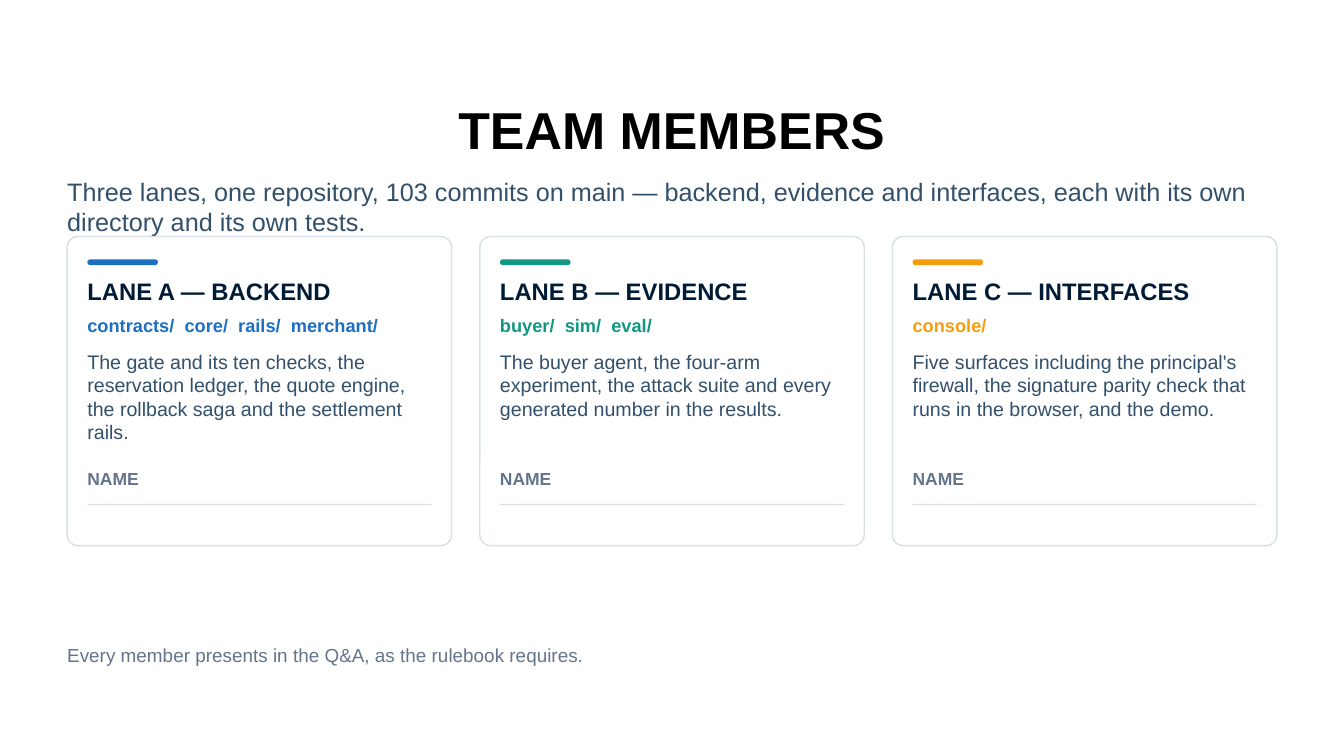
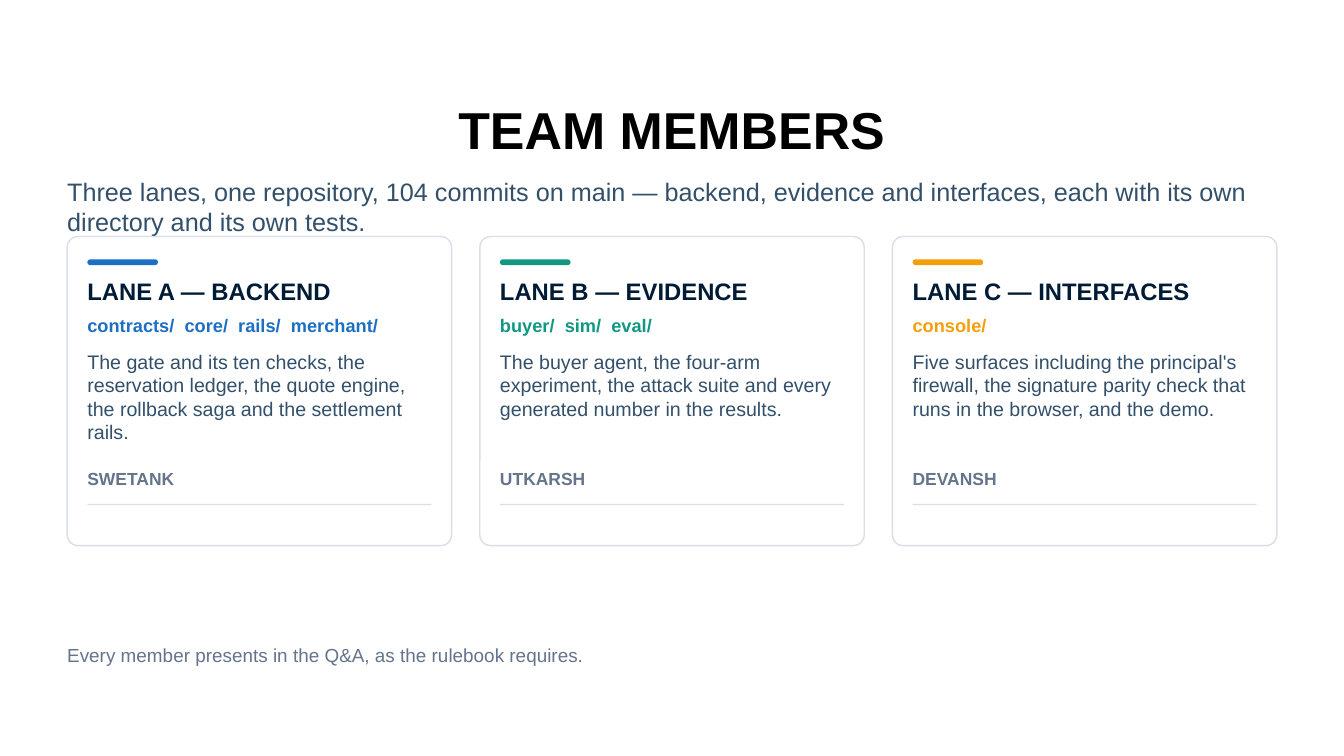
Before and after one commit to swetank18/PACT, a slide deck: slide 7 of docs/HackSummit-PACT.pptx. Drawn at 1344x756 pixels with LibreOffice and Linux fonts; fonts in the diff are those of the drawing; background and template pictures are left out. Boxes give left, top, right and bottom in pixels: in the first picture for what was removed or moved away, otherwise in the second. Text is boxed around its words. In the diff, an @@ line names an element or a change of style, - is before the commit and + after.

```diff
--- a/docs/HackSummit-PACT.pptx
+++ b/docs/HackSummit-PACT.pptx
@@ text at box(67, 182, 1245, 236): text changed @@
-Three lanes, one repository, 103 commits on main — backend, evidence and interfaces, each with its own directory and its own tests.
+Three lanes, one repository, 104 commits on main — backend, evidence and interfaces, each with its own directory and its own tests.
@@ text at box(87, 473, 174, 485): text changed @@
-NAME
+SWETANK
@@ text at box(500, 473, 585, 485): text changed @@
-NAME
+UTKARSH
@@ text at box(913, 473, 997, 485): text changed @@
-NAME
+DEVANSH
```
Also in this commit, not shown: 2 other slides changed, 8 other files.
